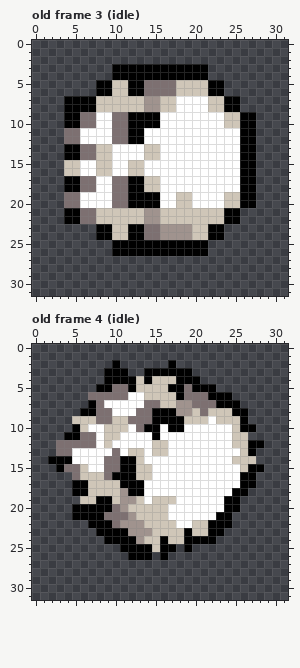
Pixel-art file: wip/skull.aseprite. That is the earlier state.
32x32 pixels, 5 frames. Shown: old frame 3 (idle), old frame 4 (idle). The commit also changed other frames, which this record leaves out.
The same view after the edit:
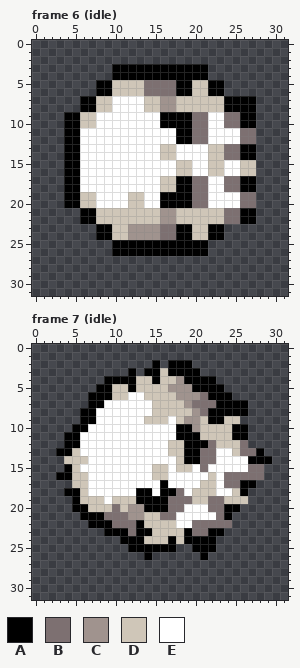
Palette (. is transparent): A #000000  B #7d7071  C #a0938e  D #cfc6b8  E #ffffff
A new or re-ordered frame is compared with the old frame closest to it.
Diff:
frames 5 -> 7
Frame 6 (idle) is new; against old frame 3 (idle):
y 5..6: x 12..13 AA -> DD; x 18..19 DD -> AA
y 7..8: x 4..5 AA -> ..; x 10..21 DDDDCCDDEEEE -> EEEEDDCCDDDD; x 26..27 .. -> AA
y 9..10: x 6..7 BB -> DD; x 10..21 BBAAAAEEEEEE -> EEEEEEAAAABB; x 24..25 DD -> BB
y 11..12: x 4..5 BB -> AA; x 10..13 BBAA -> EEEE; x 18..21 EEEE -> AABB; x 26..27 AA -> BB
y 13..14: x 6..9 BBDD -> EEEE; x 14..17 DDEE -> EEDD; x 22..25 EEEE -> DDBB
y 15..16: x 4..5 DD -> AA; x 8..9 DD -> EE; x 12..13 DD -> EE; x 18..19 EE -> DD; x 22..23 EE -> DD; x 26..27 AA -> DD
y 17..18: x 6..7 BB -> EE; x 10..21 BBAADDEEEEEE -> EEEEEEDDAABB; x 24..25 EE -> BB
y 19..20: x 4..7 BBEE -> AADD; x 10..21 BBAAAAEEDDEE -> EEDDEEAAAABB; x 24..27 DDAA -> EEBB
y 21..22: x 4..7 AABB -> ..AA; x 14..17 CCDD -> DDCC; x 24..27 AA.. -> BBAA
y 23..24: x 12..19 AABBCCCC -> CCCCBBAA
Frame 7 (idle) is new; against old frame 4 (idle):
y 2: x 10 A -> .; x 15 . -> A; x 18..19 .. -> AA
y 3: x 9..12 AAA. -> ...A; x 16 A -> D; x 20 . -> A
y 4: x 14..15 AD -> DA; x 18 A -> C; x 21..22 .. -> AA
y 5: x 10..11 BB -> DD; x 17..19 AAB -> CCC; x 23 . -> A
y 6: x 7..11 BBBBB -> AAADD; x 18..20 ABB -> CCC
y 7: x 8 B -> A; x 14..15 BB -> ED; x 18 C -> D; x 26 . -> A
y 8: x 8..9 BB -> EE; x 13..20 BBAAACCD -> EEDDDDDC; x 22..24 DDD -> AAA
y 9: x 5..20 DDDBBDDBBBAAAADD -> .AAEEEEEEDDDEDCC; x 22..23 ED -> AA; x 26 A -> .
y 10: x 6 D -> A; x 9..11 DDD -> EEE; x 13..15 BAA -> EEE; x 17 A -> E; x 19..25 EEEEEED -> ACDDDDA; x 27 A -> .
y 11: x 6..7 BB -> EE; x 9..10 DD -> EE; x 15 A -> E; x 18..26 EEEEEEEDD -> AAADDDDAA
y 12: x 3..7 BBBBB -> .AAEE; x 9 D -> E; x 15..24 DDEEEEEEEE -> EEDDAAABDD; x 26..28 DAA -> B..
y 13: x 3..5 BBE -> AAD; x 10 B -> E; x 12..13 DD -> EE; x 15..22 DDEEEEEE -> EEDDAABB; x 25..28 EDA. -> DBBA
y 14: x 2..6 AAAEE -> ..DDD; x 9..13 BBAAD -> EEEEE; x 18..22 EEEEE -> DAABB; x 25..29 DDD.. -> EEAAA
y 15: x 3..6 ABBD -> .ADE; x 9..16 BBAADDEE -> EEEEEEDD; x 18..19 EE -> DD; x 21 E -> B; x 26..28 DAA -> EBB
y 16: x 3..5 ..B -> AAD; x 7..16 DDBAAADDEE -> EEEEEEEEDD; x 22 E -> D; x 24..28 EEAA. -> BBBBB
y 17: x 5..13 AADDDDAAA -> DDEEEEEEE; x 16 E -> A; x 21..22 EE -> DD; x 24..25 EE -> BB
y 18: x 4 . -> A; x 6..12 ADDDDCA -> DEEEEEE; x 14 E -> A; x 16..18 EEE -> AAB; x 20..22 EEE -> DDD; x 25 A -> D
y 19: x 5 . -> A; x 8..9 AA -> DE; x 11..26 CCDEDDDEEEEEEAA. -> DDAAAABBBDDBBDDD
y 20: x 7..9 AAA -> DDD; x 11..18 CDDDDDEE -> DCCAAABB; x 22..23 EE -> BB
y 21: x 5 A -> .; x 13 D -> C; x 16..17 DE -> BB; x 23 A -> B
y 22: x 11..13 CCC -> BBA; x 20..24 DDAAA -> BBBBB
y 23: x 8 A -> .; x 12..14 CCC -> BAA; x 20..21 DD -> BB
y 24: x 9..10 AA -> ..; x 13 C -> A; x 16..17 AD -> DA
y 25: x 11 A -> .; x 15 D -> A; x 19..22 A... -> .AAA
y 26: x 12..13 AA -> ..; x 16 A -> .; x 21 . -> A
